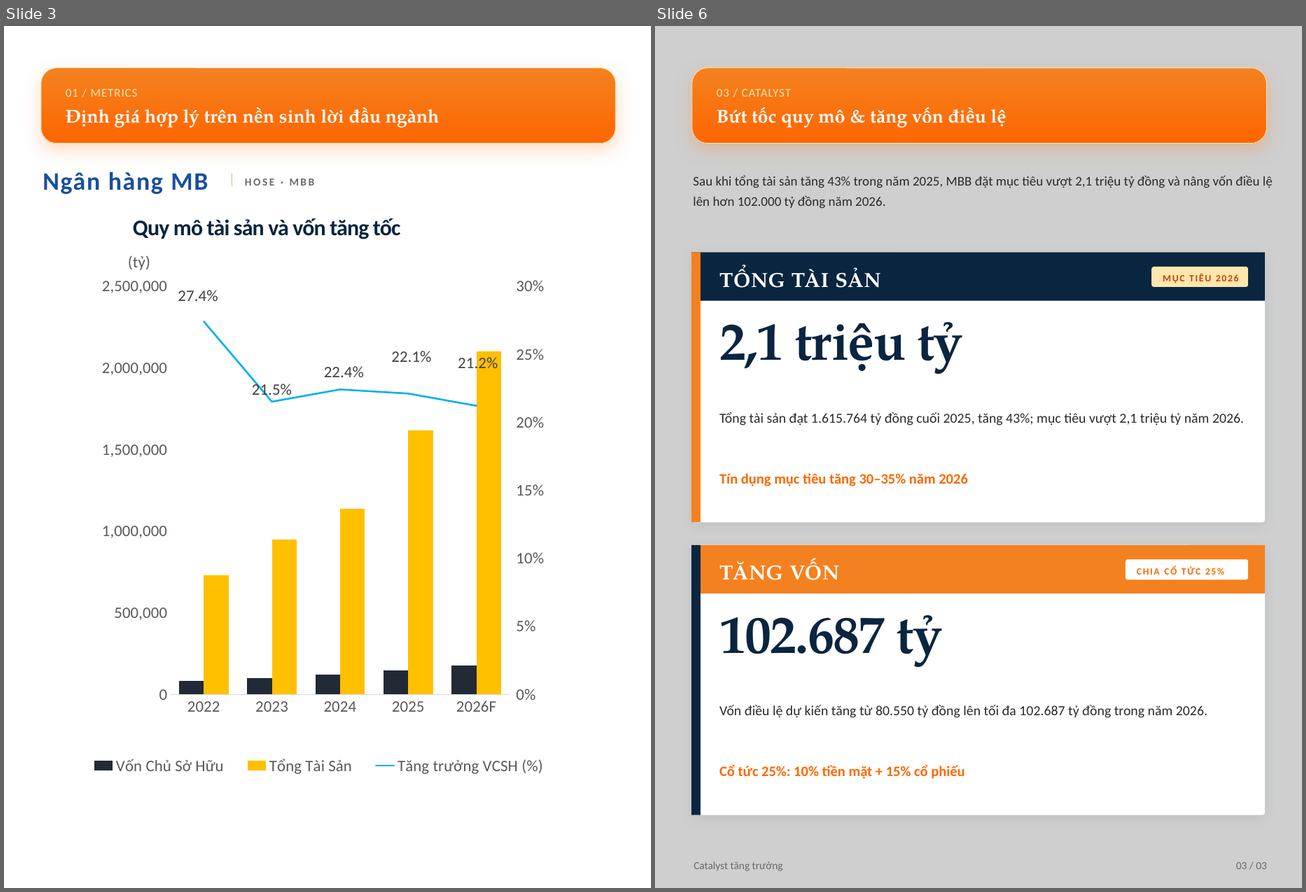
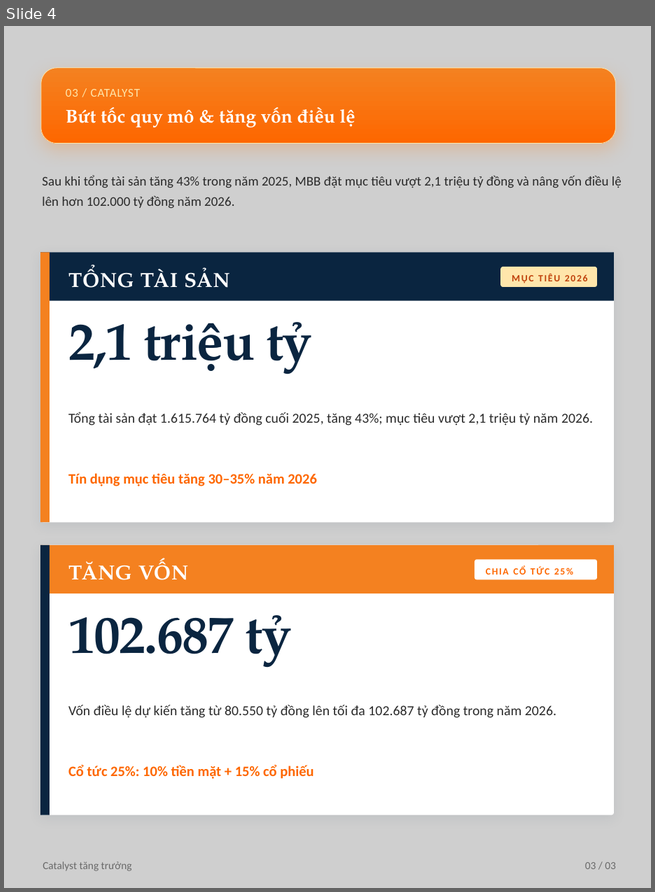
Before and after one commit to datquanton/verbose-guide, a slide deck: hotstock-mbb/Ngan_hang_MBB_Hotstock.pptx. Shown side by side, each under a label of ours: slides 3 and 6 before the commit, slide 4 after it; the slides between them are not shown. The pictures are 1306x892 and 655x892 pixels, drawn with LibreOffice and Linux fonts; fonts in the diff are those of the drawing; background and template pictures are left out. Boxes give left, top, right and bottom in pixels: in the first picture for what was removed or moved away, otherwise in the second. Text is boxed around its words. In the diff, an @@ line names an element or a change of style, - is before the commit and + after.

```diff
--- a/hotstock-mbb/Ngan_hang_MBB_Hotstock.pptx
+++ b/hotstock-mbb/Ngan_hang_MBB_Hotstock.pptx
@@ slide 3 removed at (4,26,651,888), background picture (left out) @@
@@ rounded rectangle removed at (41,68,616,144) @@
@@ text removed at (66,89,138,97) @@
-01 / METRICS
@@ text removed at (66,107,439,128) @@
-Định giá hợp lý trên nền sinh lời đầu ngành
@@ text removed at (42,172,208,194) @@
-Ngân hàng MB
@@ rectangle removed at (231,173,232,186) @@
@@ text removed at (245,179,315,186) @@
-HOSE · MBB
@@ text removed at (133,218,401,240) @@
-Quy mô tài sản và vốn tăng tốc
@@ column chart removed at (76,249,562,800) @@
-title "(tỷ) "
-categories: 2022, 2023, 2024, 2025, 2026F
-Vốn Chủ Sở Hữu: 80000, 100000, 120000, 140000, 180000
-Tổng Tài Sản: 730000, 940000, 1130000, 1620000, 2100000
-Tăng trưởng VCSH (%): 0.274, 0.215, 0.224, 0.221, 0.212
@@ what was slide 6 is now slide 4 @@
```
Also in this commit, not shown: 3 slides changed, 1 other slide removed, 2 other files.
